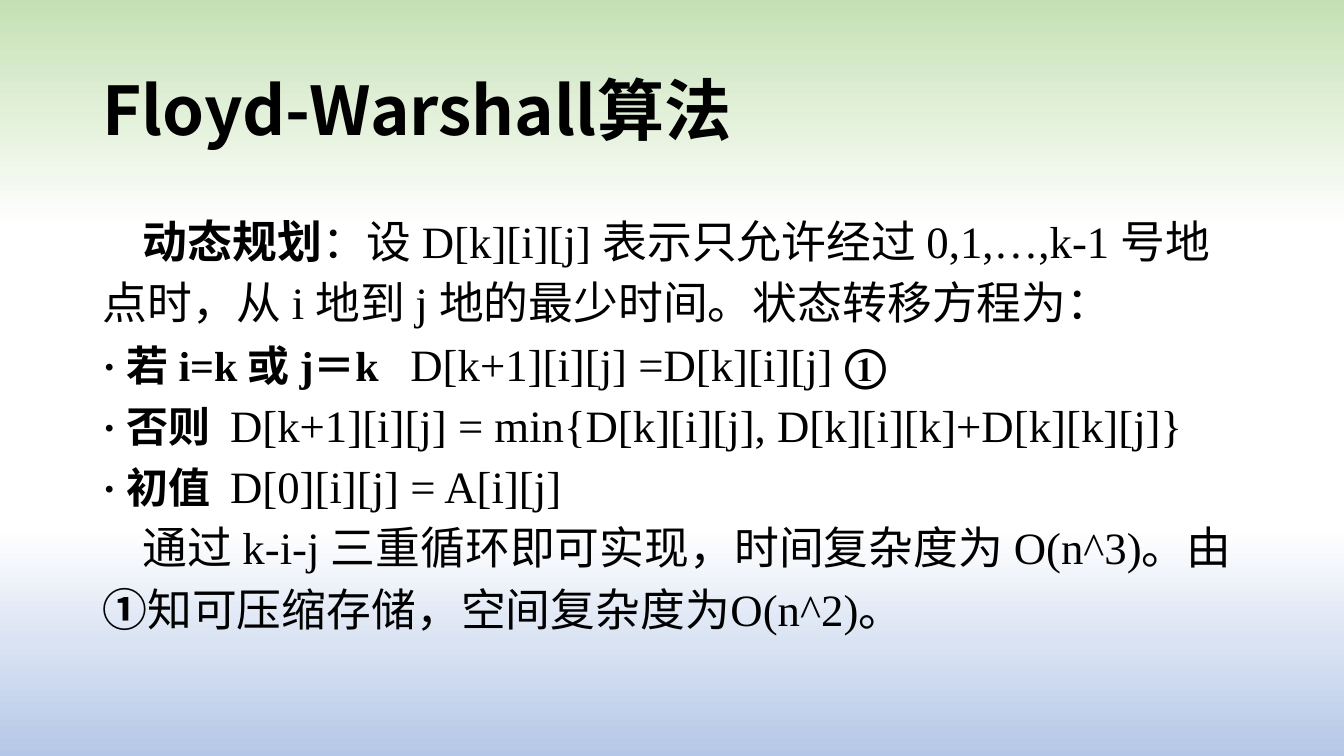
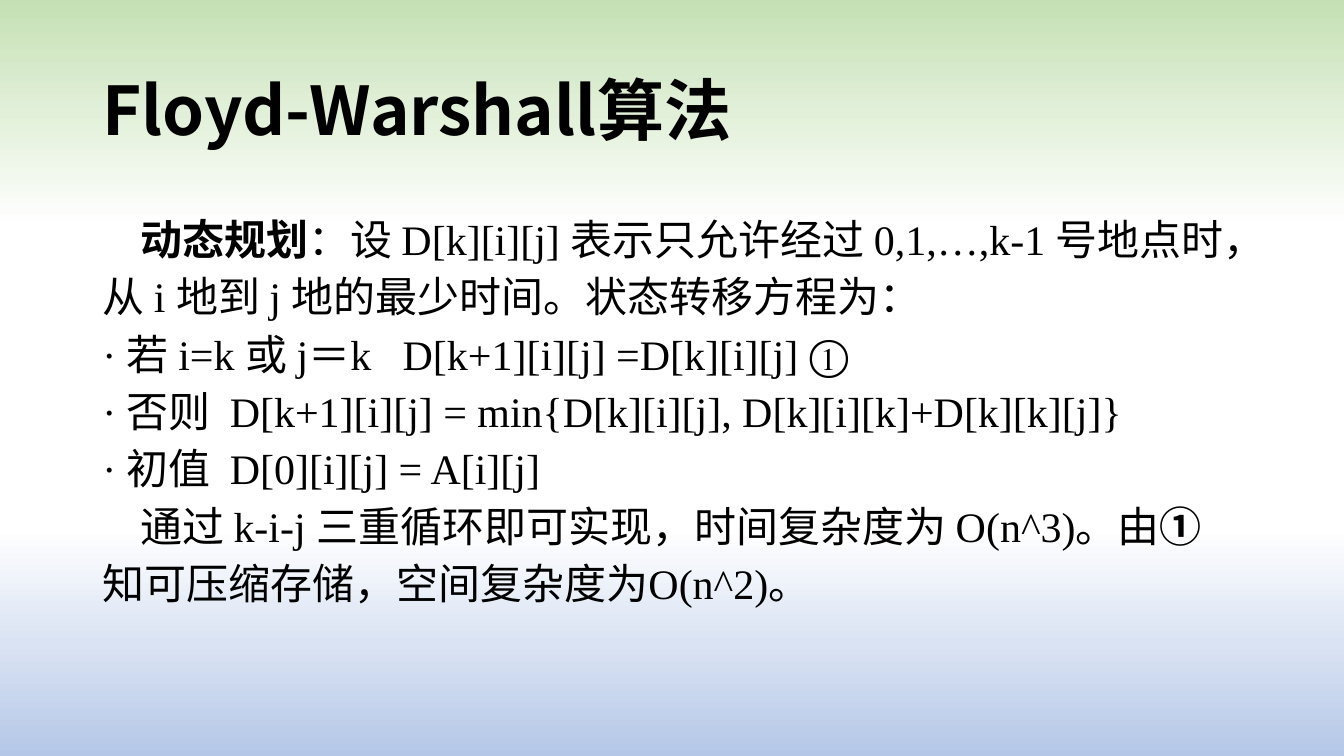
Before and after one commit to lk758tmy/PC_Codes, a slide deck: slide 3 of Final/Floyd-Warshall算法.pptx. Drawn at 1344x756 pixels with LibreOffice and Linux fonts; fonts in the diff are those of the drawing. Boxes give left, top, right and bottom in pixels: in the first picture for what was removed or moved away, otherwise in the second. Text is boxed around its words. In the diff, an @@ line names an element or a change of style, - is before the commit and + after.

```diff
--- a/Final/Floyd-Warshall算法.pptx
+++ b/Final/Floyd-Warshall算法.pptx
@@ text "动态规划：设 D[k][i][j] 表示只允许经过 0,1,…,k-1 号地点时，从 ..." at (102, 219, 1266, 608): size 32 to 30 pt; bold off in "· 若 i=k 或 j＝k ①", "· 否则", "· 初值" @@
```
Also in this commit, not shown: 4 other slides changed, 1 other file.
